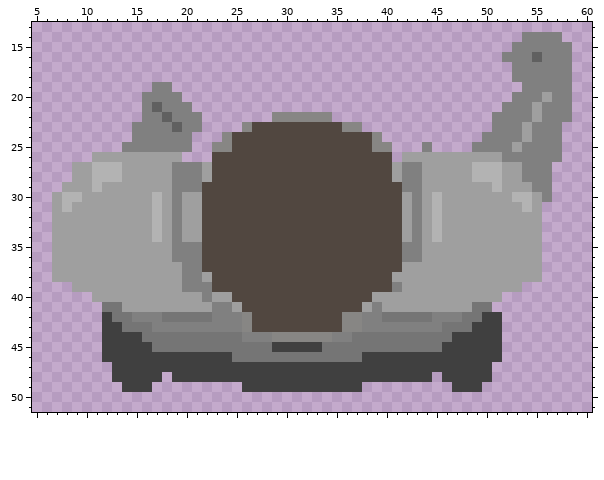
Two versions of one pixel-art file, assets/player/samplePlayer.aseprite. That is the earlier state.
64x64 pixels, 1 frame. Colours within 5 levels of each other are drawn and written as one. Shown: x 5..60, y 13..51.
New version:
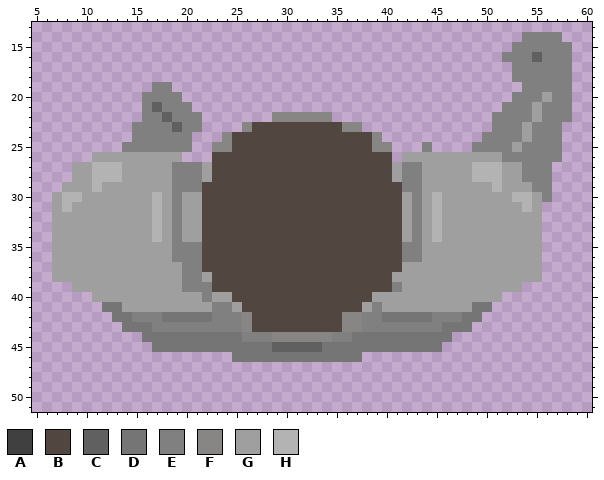
Palette (. is transparent): A #404040  B #514740  C #606060  D #757575  E #808080  F #878684  G #9f9f9f  H #b3b3b3
What changed:
layer "legs" now hidden
y 42: x 12 A -> .; x 50..51 AA -> ..
y 43: x 12..13 AA -> ..; x 49..51 AAA -> ...
y 44: x 12..15 AAAA -> ....; x 47..51 AAAAA -> .....
y 45: x 12..16 AAAAA -> .....; x 29..33 AAAAA -> CCCCC; x 46..51 AAAAAA -> ......
y 46: x 12..24 AAAAAAAAAAAAA -> .............; x 38..51 AAAAAAAAAAAAAA -> ..............
y 47: x 13..50 AAAAAAAAAAAAAAAAAAAAAAAAAAAAAAAAAAAAAA -> ......................................
y 48: x 13..17 AAAAA -> .....; x 19..44 AAAAAAAAAAAAAAAAAAAAAAAAAA -> ..........................; x 46..50 AAAAA -> .....
y 49: x 14..16 AAA -> ...; x 26..37 AAAAAAAAAAAA -> ............; x 47..49 AAA -> ...
Pixel boxes of the changes (left, top, right, bottom) in both pictures:
changed: (102, 312, 502, 392)
